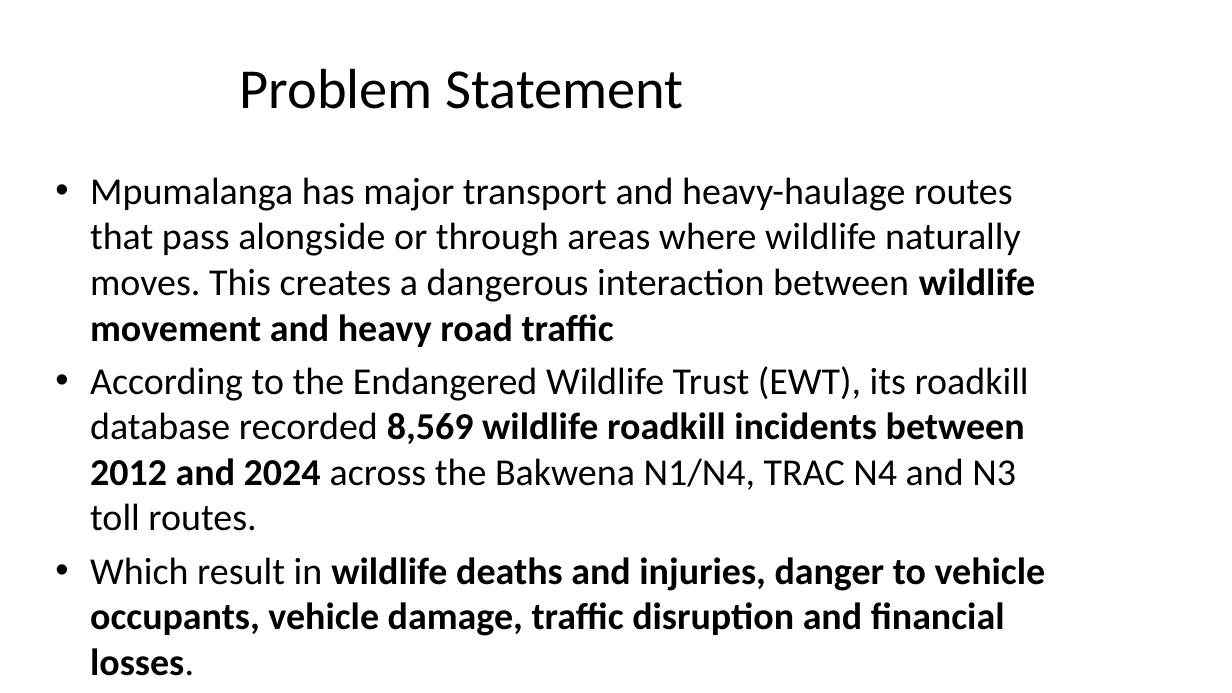
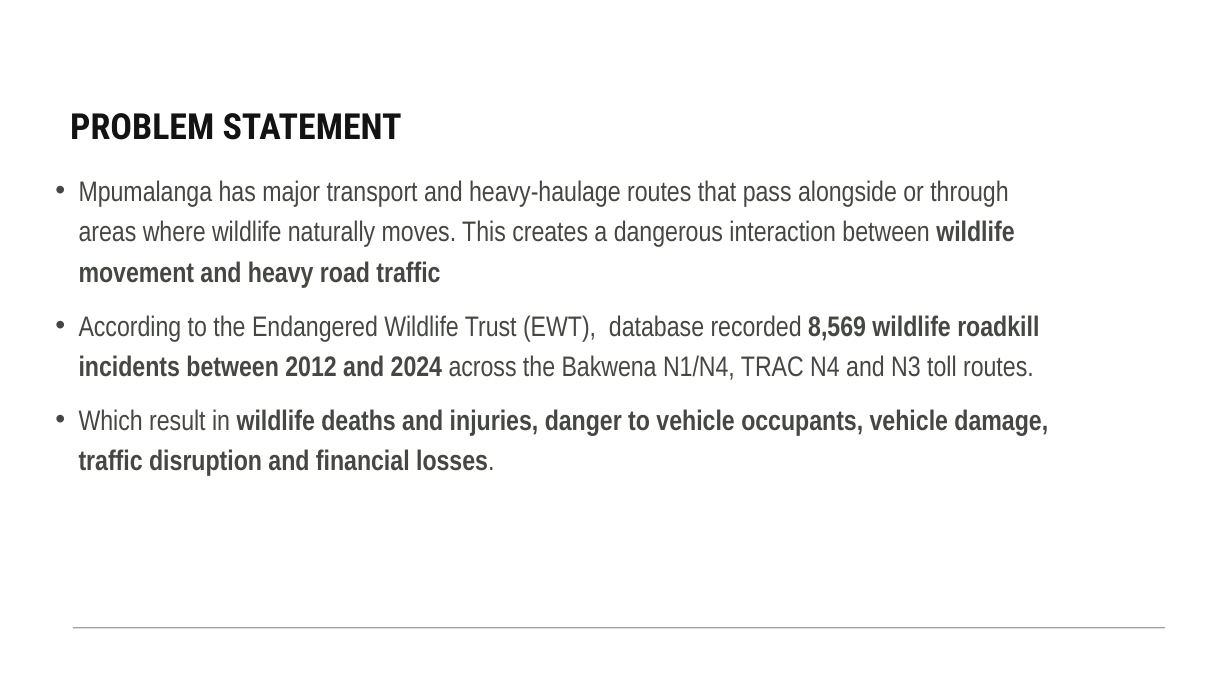
Before and after one commit to XCreators-Hack/mctseta-submission, a slide deck: slide 2 of Eco-Wild Guard Presentation.pptx. Drawn at 1232x693 pixels with LibreOffice and Linux fonts; fonts in the diff are those of the drawing. Boxes give left, top, right and bottom in pixels: in the first picture for what was removed or moved away, otherwise in the second. Text is boxed around its words. In the diff, an @@ line names an element or a change of style, - is before the commit and + after.

```diff
--- a/Eco-Wild Guard Presentation.pptx
+++ b/Eco-Wild Guard Presentation.pptx
@@ title "PROBLEM STATEMENT" at [70,113,402,140]: vertical alignment middle to bottom @@
@@ title at [70,113,402,140]: text changed; size 44 to 28 pt; font Calibri to Roboto Condensed; text colour #000000 to #131313; bold on @@
-Problem Statement
+PROBLEM STATEMENT
@@ text at [79,180,1048,476]: size 29.6 to 22 pt, font Calibri to Arial Narrow, text colour #000000 to #444742 in "Mpumalanga has major transport and heavy-haulage routes ...", "Which result in wildlife deaths and injuries, ..."; indent changed; line spacing 1 to 1.2; more space between paragraphs @@
@@ text at [79,315,1039,380]: text changed; size 29.6 to 22 pt; font Calibri to Arial Narrow; text colour #000000 to #444742 @@
-• According to the Endangered Wildlife Trust (EWT), its roadkill database recorded 8,569 wildlife roadkill incidents between 2012 and 2024 across the Bakwena N1/N4, TRAC N4 and N3 toll routes.
+• According to the Endangered Wildlife Trust (EWT), database recorded 8,569 wildlife roadkill incidents between 2012 and 2024 across the Bakwena N1/N4, TRAC N4 and N3 toll routes.
@@ line added from (1165, 628) to (73, 628), #444742 1 pt @@
```
Also in this commit, not shown: 7 other slides changed, 1 slide removed.
